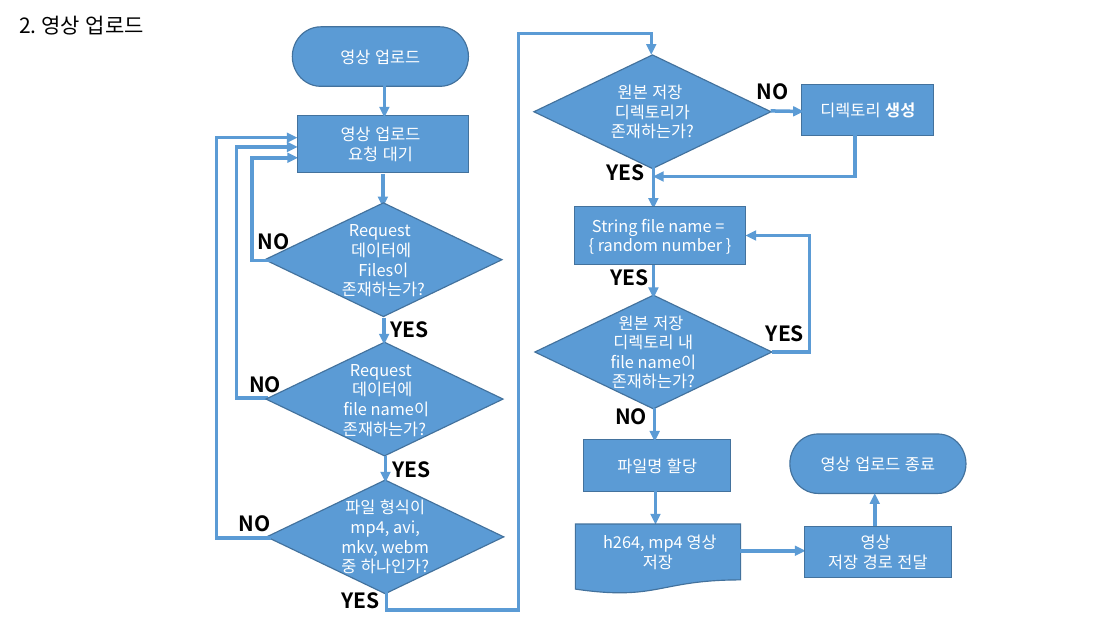
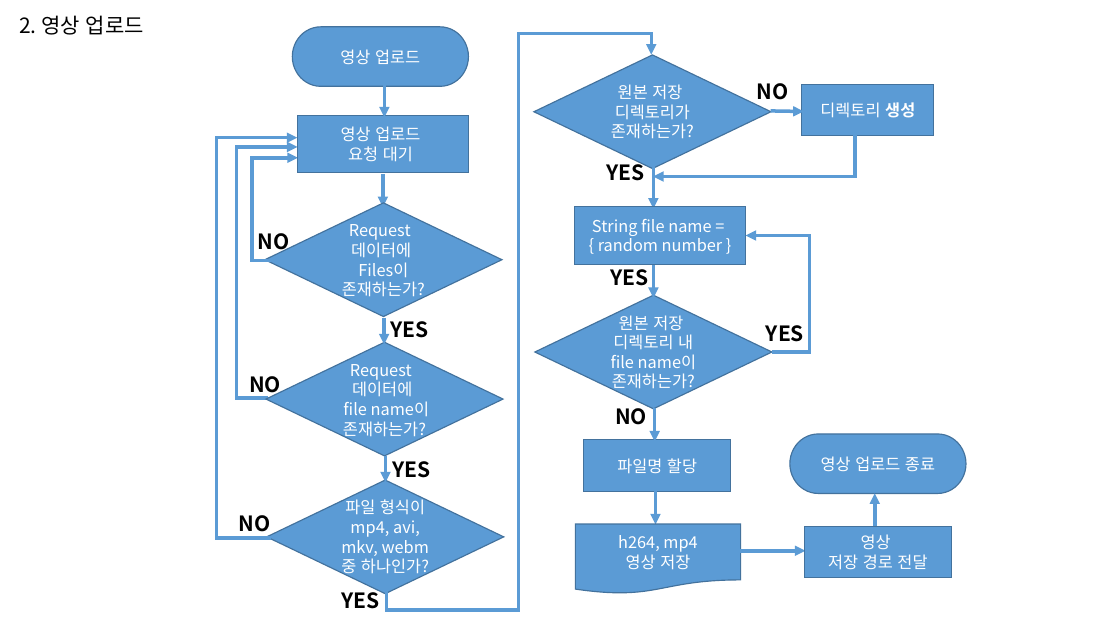
Before and after one commit to sweetleejoohyun/toy_backend, a slide deck: slide 3 of docs/순서도.pptx. Drawn at 1120x630 pixels with LibreOffice and Linux fonts; fonts in the diff are those of the drawing. Boxes give left, top, right and bottom in pixels: in the first picture for what was removed or moved away, otherwise in the second. Text is boxed around its words. In the diff, an @@ line names an element or a change of style, - is before the commit and + after.

```diff
--- a/docs/순서도.pptx
+++ b/docs/순서도.pptx
@@ text in flow chart document at (618,535,697,570): text changed @@
-h264, mp4 영상 저장
+h264, mp4
+영상 저장
```
Also in this commit, not shown: 1 other slide changed, 2 slides added.
